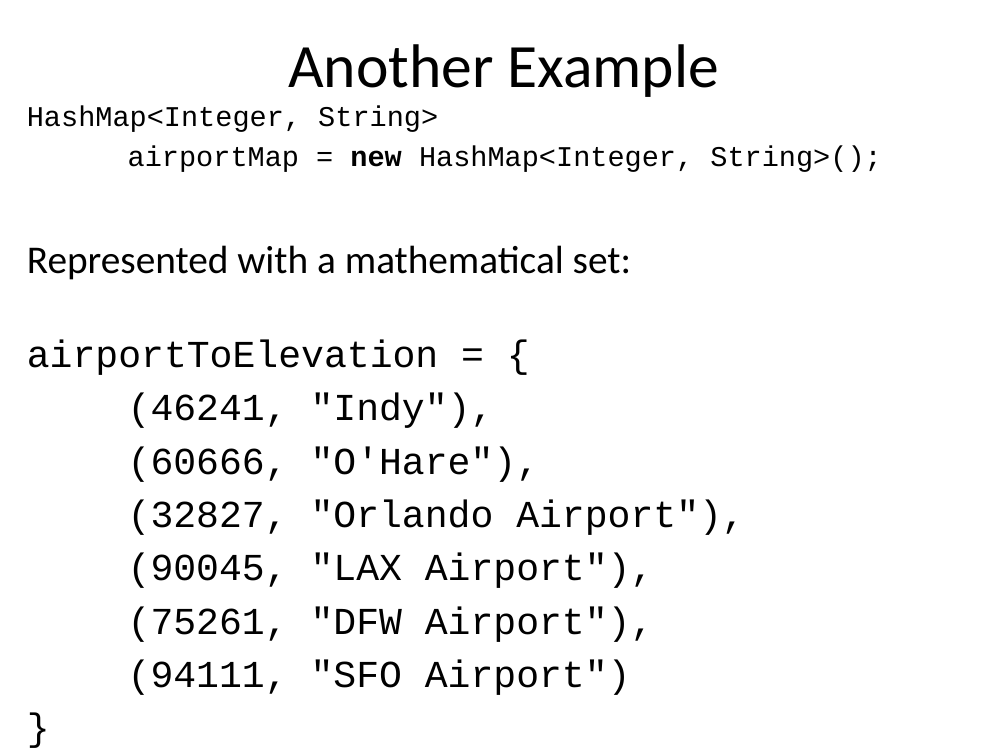
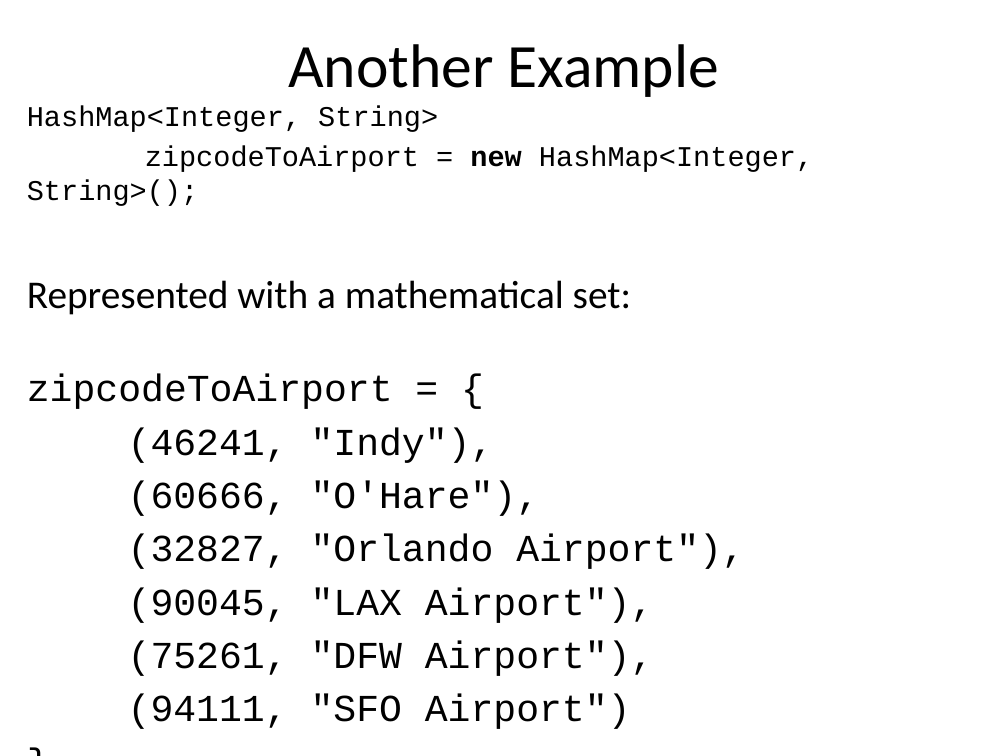
Before and after one commit to RHIT-CSSE/csse220, a slide deck: slide 5 of ClassMaterials/2DArraysAndMaps/Slides/Part3-Maps.pptx. Drawn at 1008x756 pixels with LibreOffice and Linux fonts; fonts in the diff are those of the drawing. Boxes give left, top, right and bottom in pixels: in the first picture for what was removed or moved away, otherwise in the second. Text is boxed around its words. In the diff, an @@ line names an element or a change of style, - is before the commit and + after.

```diff
--- a/ClassMaterials/2DArraysAndMaps/Slides/Part3-Maps.pptx
+++ b/ClassMaterials/2DArraysAndMaps/Slides/Part3-Maps.pptx
@@ text at (27, 145, 813, 206): text changed @@
-airportMap = new HashMap<Integer, String>();
+zipcodeToAirport = new HashMap<Integer, String>();
@@ text at (27, 374, 393, 409): text changed @@
-airportToElevation = {
+zipcodeToAirport = {
```
Also in this commit, not shown: 3 other slides changed, 2 slides added, 1 slide removed, 2 other files.
